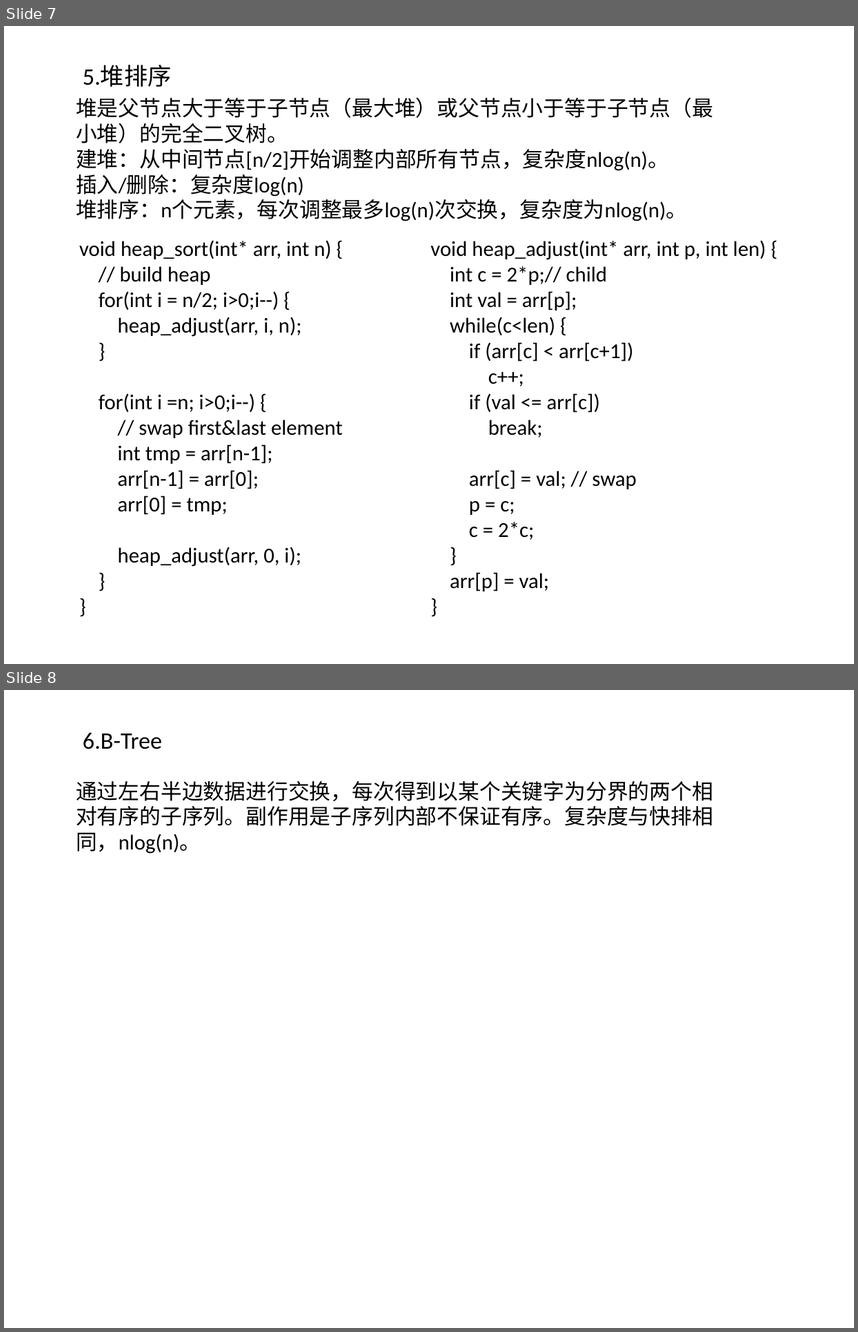
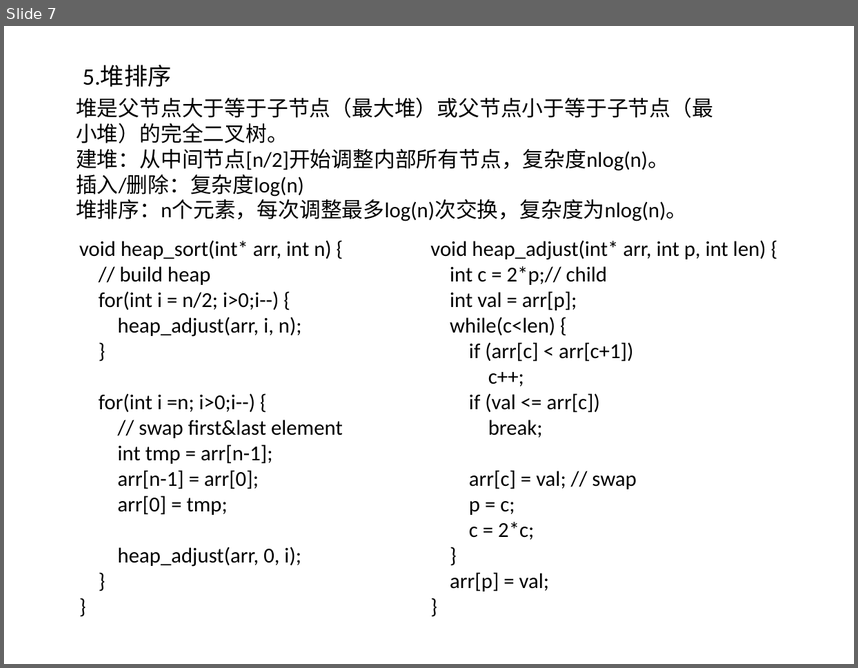
Before and after one commit to willkk/go, a slide deck: algos_summary.pptx. Shown one above the other, each under a label of ours: slides 7 and 8 before the commit, slide 7 after it. The pictures are 858x1332 and 858x668 pixels, drawn with LibreOffice and Linux fonts; fonts in the diff are those of the drawing. Boxes give left, top, right and bottom in pixels: in the first picture for what was removed or moved away, otherwise in the second. Text is boxed around its words. In the diff, an @@ line names an element or a change of style, - is before the commit and + after.

```diff
--- a/algos_summary.pptx
+++ b/algos_summary.pptx
@@ slide 8 removed at (4,690,854,1328), background #FFFFFF @@
@@ text removed at (83,733,162,749) @@
-6.B-Tree
@@ text removed at (76,781,713,854) @@
-通过左右半边数据进行交换，每次得到以某个关键字为分界的两个相对有序的子序列。副作用是子序列内部不保证有序。复杂度与快排相同，nlog(n)。
```
Also in this commit, not shown: 1 slide changed, 2 slides added.
